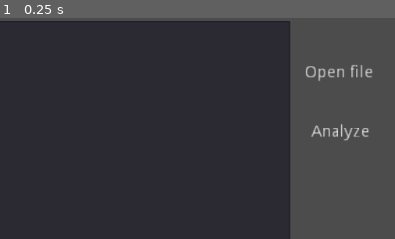
Above: before the commit, frame 1.
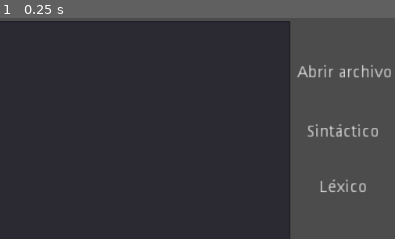
Above: after the commit, the same moment.

Repository: josephinoo/php_parser
Game: Godot game, scene res://Gui.tscn
Two runs of this game, one before a commit and one after it. Both use one fixed random seed, a clock stepped at 60 frames per second and the inputs below.
Inputs:
- Up to frame 1 (0.25 s): no input
The pictures show only the part of the screen within x 50-100%, y 5-55%; the shares and areas given below are measured in that part.

The runs differ from the first frame. In frame 1, 1.4% of the frame differs, in the area x 75-99%, y 21-79%.

Commit message:
Arreglo lexico

Diff:
--- a/Godot GUI/Gui.gd
+++ b/Godot GUI/Gui.gd
@@ -52,3 +52,29 @@
 	openFile.open(path, File.READ)
 	$TextEdit.text=openFile.get_as_text()
 	openFile.close()
+
+
+func _on_ToolButton3_pressed() -> void:
+
+	var input=$TextEdit.text
+	var tmp2 = File.new()
+	tmp2.open("tmp2", File.WRITE)
+	tmp2.store_string(input)
+	tmp2.close()
+	#python php_yacc.py test2.txt
+	OS.execute("python", ["php_lexico.py", "tmp2"], true, output)
+	#print(output[0])
+	var tmp=File.new()
+	tmp.open("tmp", File.READ)
+	var out =tmp.get_as_text()
+	if(out==""):
+		$"RichTextLabel".text="No hay errores"
+	else:
+		$"RichTextLabel".text=out
+
+	tmp.close()
+	tmp.open("tmp", File.WRITE_READ)
+	tmp.close()
+
+	output[0]
+	pass # Replace with function body.
--- a/Godot GUI/Gui.tscn
+++ b/Godot GUI/Gui.tscn
@@ -36,23 +36,34 @@
 }
 
 [node name="ToolButton" type="ToolButton" parent="."]
-margin_left = 899.448
+margin_left = 890.104
 margin_top = 95.1752
-margin_right = 970.448
+margin_right = 983.104
 margin_bottom = 117.175
 rect_scale = Vector2( 1.5, 1.5 )
-text = "Open file"
+text = "Abrir archivo"
 __meta__ = {
 "_edit_use_anchors_": false
 }
 
 [node name="ToolButton2" type="ToolButton" parent="."]
-margin_left = 901.554
-margin_top = 170.699
-margin_right = 972.554
-margin_bottom = 192.699
+margin_left = 902.0
+margin_top = 171.0
+margin_right = 976.0
+margin_bottom = 193.0
 rect_scale = Vector2( 1.5, 1.5 )
-text = "Analyze"
+text = "Sintáctico"
+__meta__ = {
+"_edit_use_anchors_": false
+}
+
+[node name="ToolButton3" type="ToolButton" parent="."]
+margin_left = 903.335
+margin_top = 241.746
+margin_right = 977.335
+margin_bottom = 263.746
+rect_scale = Vector2( 1.5, 1.5 )
+text = "Léxico"
 __meta__ = {
 "_edit_use_anchors_": false
 }
@@ -94,4 +105,5 @@
 }
 [connection signal="pressed" from="ToolButton" to="." method="_on_ToolButton_pressed"]
 [connection signal="pressed" from="ToolButton2" to="." method="_on_ToolButton2_pressed"]
+[connection signal="pressed" from="ToolButton3" to="." method="_on_ToolButton3_pressed"]
 [connection signal="file_selected" from="FileDialog" to="." method="_on_FileDialog_file_selected"]
Not shown, changed: gui_tkinter.py
Not shown, changed: parser Gui.pck
Not shown, changed: php_lexico.py
Not shown, changed: tmp2
